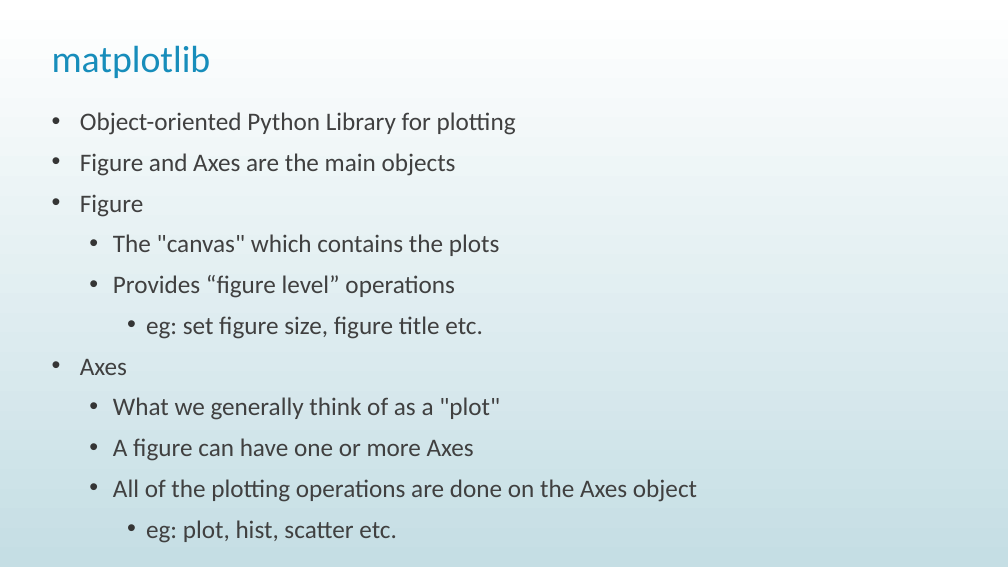
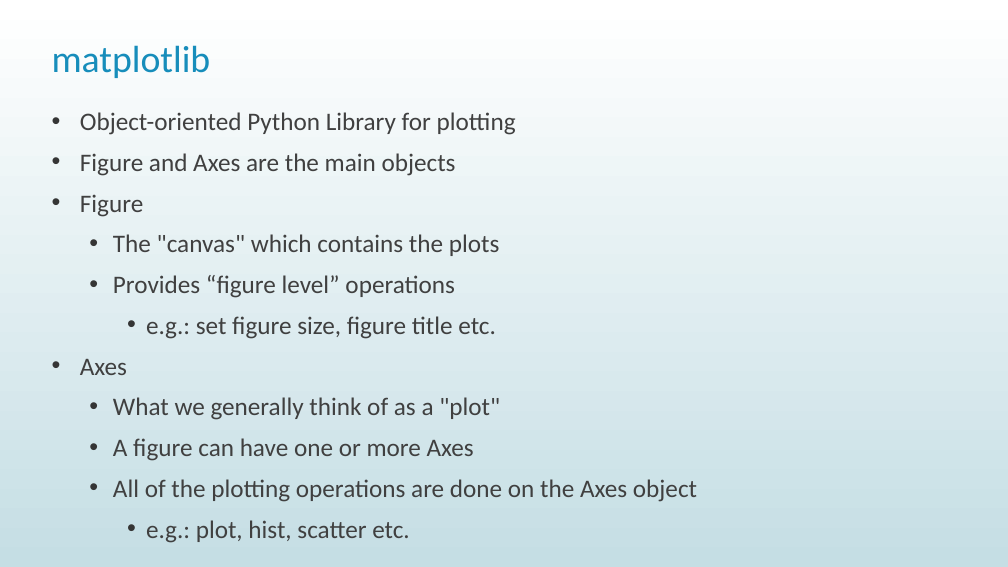
Before and after one commit to nabeel-nasir/pyplot-tutorial, a slide deck: slide 2 of pyplot-tutorial.pptx. Drawn at 1008x567 pixels with LibreOffice and Linux fonts; fonts in the diff are those of the drawing. Boxes give left, top, right and bottom in pixels: in the first picture for what was removed or moved away, otherwise in the second. Text is boxed around its words. In the diff, an @@ line names an element or a change of style, - is before the commit and + after.

```diff
--- a/pyplot-tutorial.pptx
+++ b/pyplot-tutorial.pptx
@@ text at box(146, 316, 496, 339): text changed @@
-    • eg: set figure size, figure title etc.
+    • e.g.: set figure size, figure title etc.
@@ text at box(146, 520, 410, 543): text changed @@
-    • eg: plot, hist, scatter etc.
+    • e.g.: plot, hist, scatter etc.
```
Also in this commit, not shown: 1 other slide changed.
